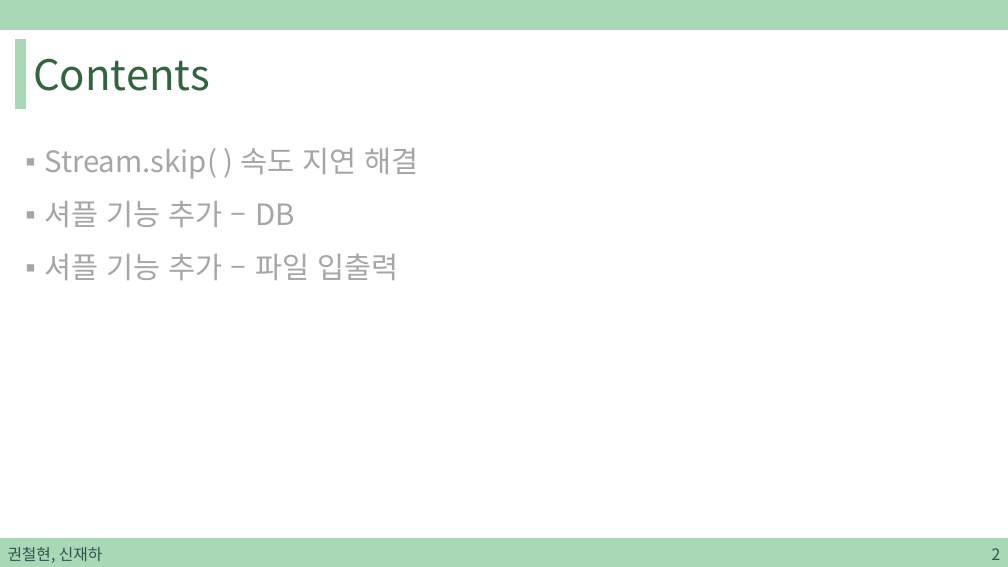
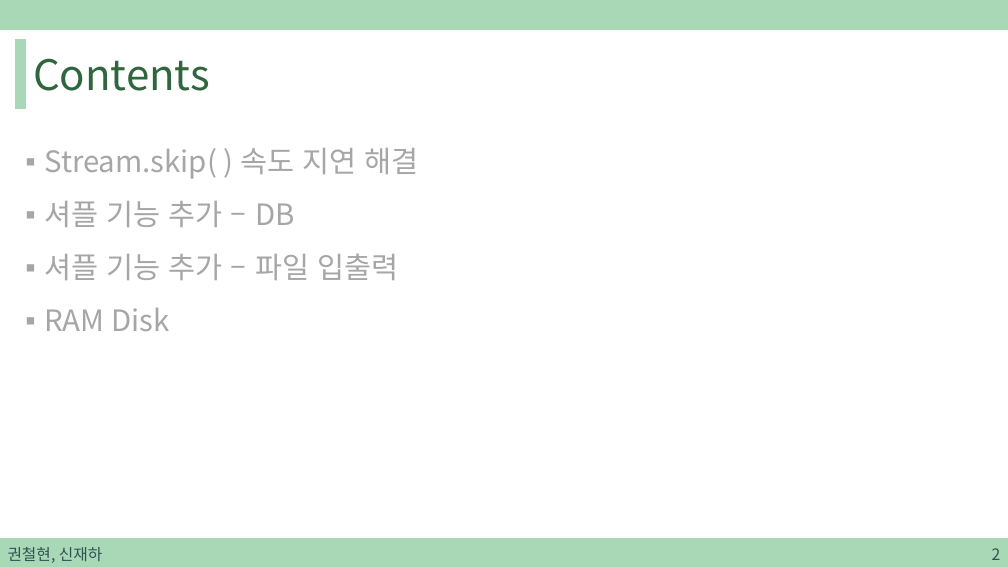
Before and after one commit to sjh4287/capston, a slide deck: slide 2 of 2022.02.18/권철현,신재하.pptx. Drawn at 1008x567 pixels with LibreOffice and Linux fonts; fonts in the diff are those of the drawing. Boxes give left, top, right and bottom in pixels: in the first picture for what was removed or moved away, otherwise in the second. Text is boxed around its words. In the diff, an @@ line names an element or a change of style, - is before the commit and + after.

```diff
--- a/2022.02.18/권철현,신재하.pptx
+++ b/2022.02.18/권철현,신재하.pptx
@@ text at <box>44,308,169,331</box>: paragraph added @@
+▪ RAM Disk
```
Also in this commit, not shown: 26 slides added.
